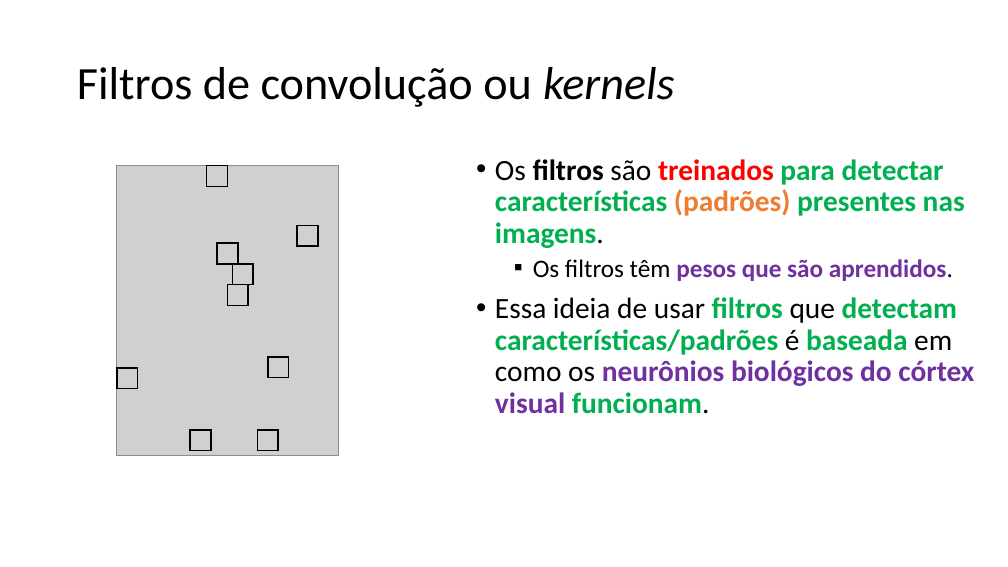
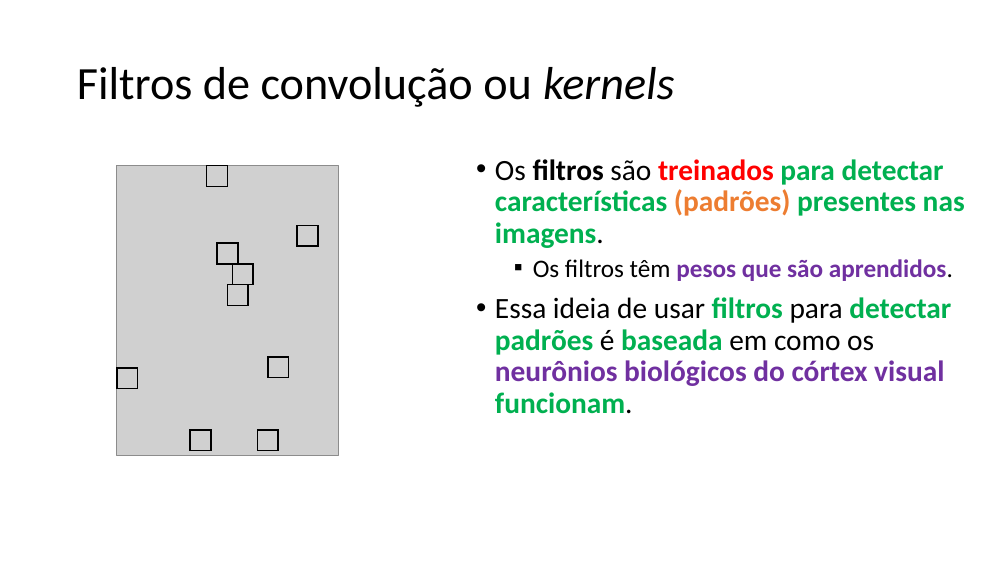
Before and after one commit to zz4fap/c24_inteligencia_artificial, a slide deck: slide 26 of slides/C24_CNN.pptx (slide 25 before the commit). Drawn at 1008x567 pixels with LibreOffice and Linux fonts; fonts in the diff are those of the drawing; grey boxes stand for pictures. Boxes give left, top, right and bottom in pixels: in the first picture for what was removed or moved away, otherwise in the second. Text is boxed around its words. In the diff, an @@ line names an element or a change of style, - is before the commit and + after.

```diff
--- a/slides/C24_CNN.pptx
+++ b/slides/C24_CNN.pptx
@@ text at (495, 297, 951, 414): text changed @@
-• Essa ideia de usar filtros que detectam características/padrões é baseada em como os neurônios biológicos do córtex visual funcionam.
+• Essa ideia de usar filtros para detectar padrões é baseada em como os neurônios biológicos do córtex visual funcionam.
```
Also in this commit, not shown: 13 other slides changed, 2 slides added, 2 other files.
